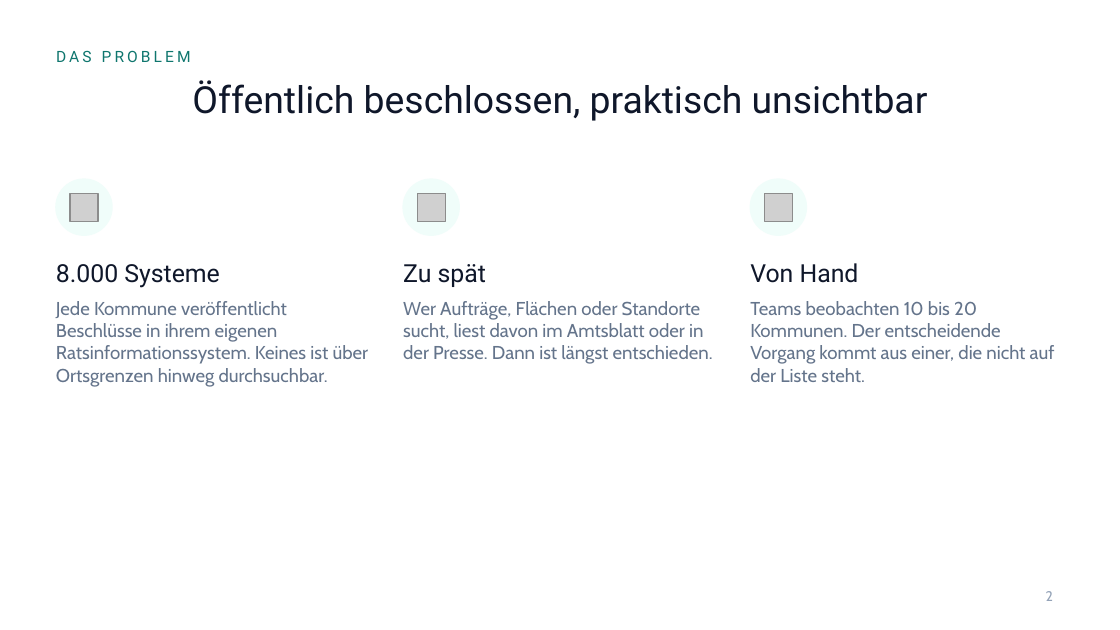
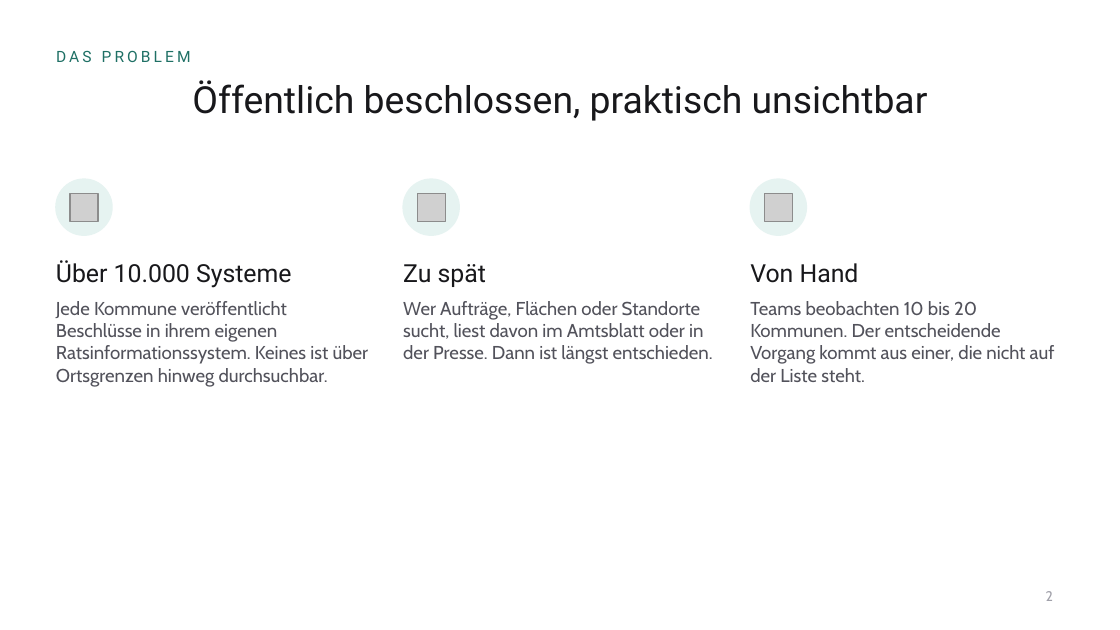
Before and after one commit to EsMa001/Ratsmonitor, a slide deck: slide 2 of docs/design/praesentation/plenara-investoren.pptx. Drawn at 1120x630 pixels with LibreOffice and Linux fonts; fonts in the diff are those of the drawing; grey boxes stand for pictures; background and template pictures are left out. Boxes give left, top, right and bottom in pixels: in the first picture for what was removed or moved away, otherwise in the second. Text is boxed around its words. In the diff, an @@ line names an element or a change of style, - is before the commit and + after.

```diff
--- a/docs/design/praesentation/plenara-investoren.pptx
+++ b/docs/design/praesentation/plenara-investoren.pptx
@@ text "DAS PROBLEM" at <box>56,50,191,62</box>: text colour #0F766E to #1F7065 @@
@@ text at <box>56,260,291,288</box>: text changed; text colour #0F172A to #18181B @@
-8.000 Systeme
+Über 10.000 Systeme
@@ text colour #0F172A to #18181B in 3 elements at <box>192,80,928,121</box>, <box>403,264,486,287</box>, <box>750,263,859,283</box> @@
@@ text colour #64748B to #52525B in 3 elements at <box>56,301,369,387</box>, <box>403,301,713,364</box>, <box>750,301,1055,382</box> @@
```
Also in this commit, not shown: 8 other slides changed, 11 slides added, 3 slides removed, 34 other files.
